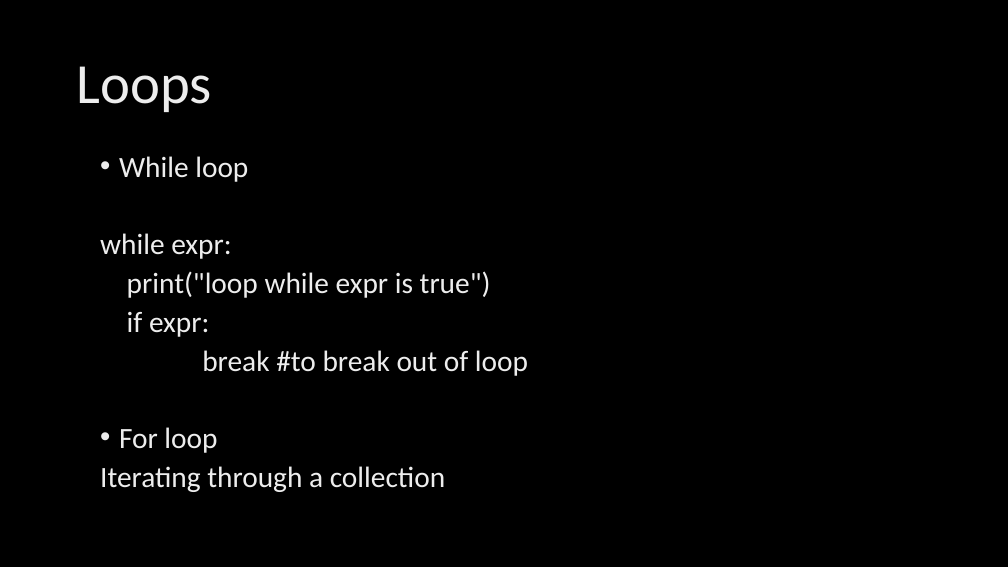
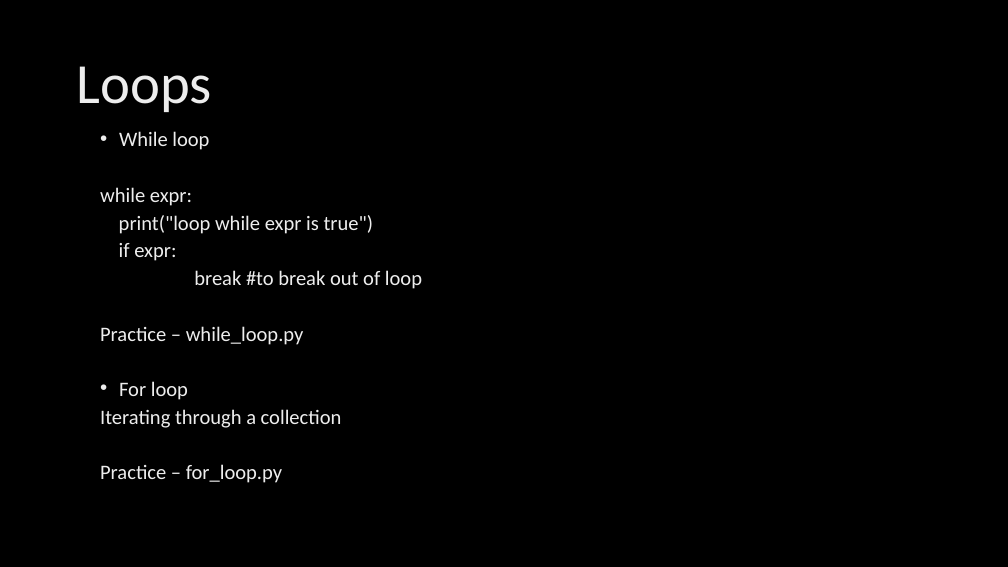
Before and after one commit to LaurentZuijdwijk/stst-array-kata, a slide deck: slide 6 of Python CodeKata.pptx. Drawn at 1008x567 pixels with LibreOffice and Linux fonts; fonts in the diff are those of the drawing; background and template pictures are left out. Boxes give left, top, right and bottom in pixels: in the first picture for what was removed or moved away, otherwise in the second. Text is boxed around its words. In the diff, an @@ line names an element or a change of style, - is before the commit and + after.

```diff
--- a/Python CodeKata.pptx
+++ b/Python CodeKata.pptx
@@ text "While loop": place and size @@
-text "While loop" at (100, 156, 528, 492)
+text "While loop" at (100, 131, 422, 483)
@@ text at (100, 131, 422, 428): size 28 to 19.6 pt in "While loop", "while expr:", "print("loop while expr is true")", "if expr:" and 3 more places; line spacing 0.8 to 0.7 @@
@@ text at (100, 326, 304, 345): paragraph added @@
+Practice – while_loop.py
@@ text at (100, 464, 282, 483): paragraph added @@
+Practice – for_loop.py
```
Also in this commit, not shown: 8 other slides changed.
